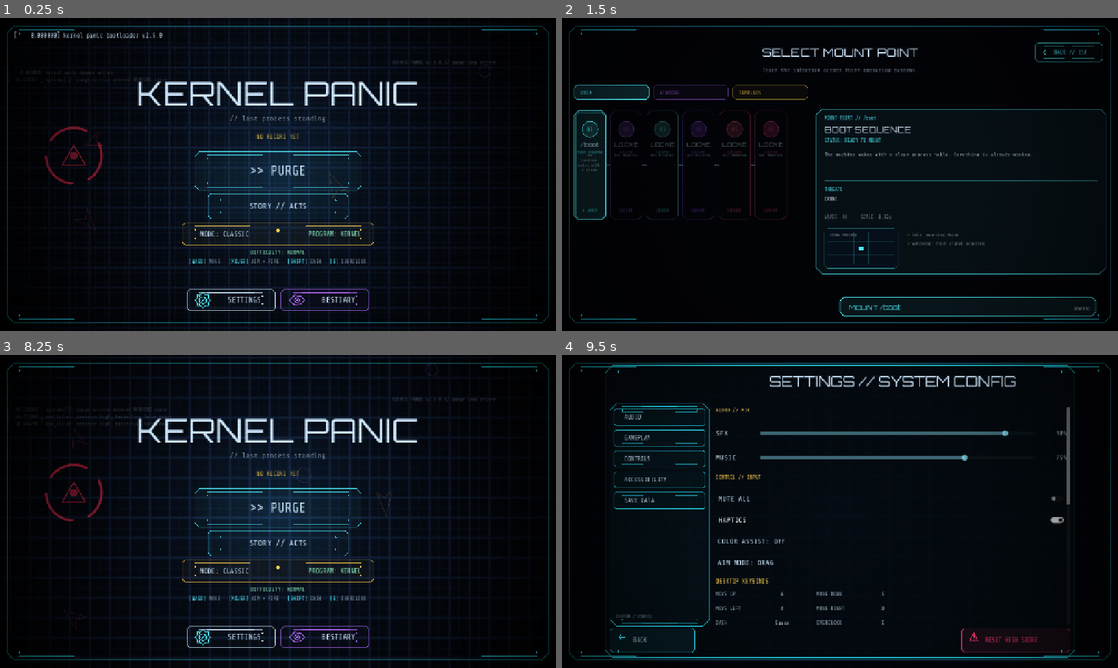
Above: before the commit, frames 1-4 (two rows, left to right).
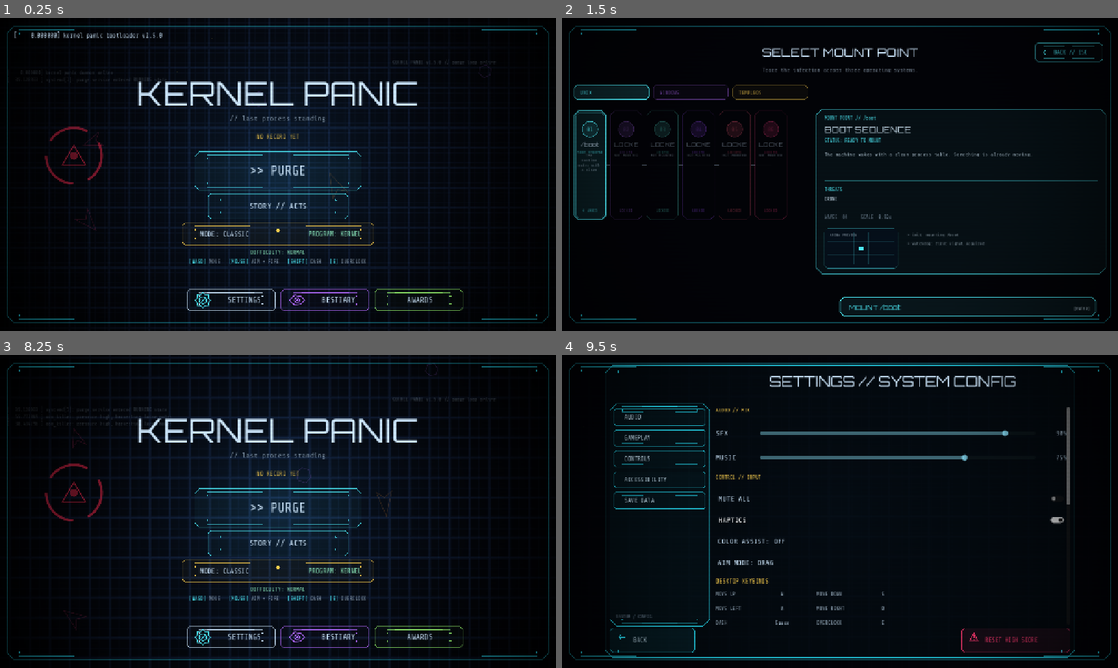
Above: after the commit, the same moments.

Repository: mafuzyk/kernel-panic
Game: Godot game, scene res://src/ui/menu.tscn
The game is run twice, just before and just after one commit, with the same random seed, the same clock (stepped at 60 frames per second) and the same inputs.
Inputs (mouse positions are in pixels of both pictures, inside the frame that each line leads up to):
- Up to frame 1 (0.25 s): no input
- Up to frame 2 (1.5 s): click (979, 299) at 0.5 s, where only the run after the commit has a clickable "AWARDS"; click "STORY // ACTS" at 1.25 s
- Up to frame 3 (8.25 s): click "STORY // ACTS" at 2 s; click "MODE: CLASSIC" at 2.75 s; click "MODE: CLASSIC" at 3.5 s; click "DIFFICULTY: NORMAL" at 4.25 s; click "DIFFICULTY: NORMAL" at 5 s; click ">> PURGE" at 5.75 s; click "PROGRAM: KERNEL" at 6.5 s; click "BESTIARY" at 7.25 s; click "BACK // ESC" at 8 s
- Up to frame 4 (9.5 s): click "SETTINGS" at 8.75 s

The runs differ from the first frame. In frame 1, 0.2% of the frame differs, in the area x 67-84%, y 86-94%; in frame 2, nothing differs; in frame 3, 0.2%; in frame 4, nothing differs.

Commit message:
feat: add achievements panel and run log surfacing

Diff:
--- a/src/autoload/dev_harness.gd
+++ b/src/autoload/dev_harness.gd
@@ -423,6 +423,7 @@
 	await _menu_shell_test(menu_scene)
 	await _text_overflow_test()
 	await _touch_hud_layout_test()
+	await _achievements_panel_test()
 	await _charm_save_transfer_test(menu_scene)
 	if menu_scene.has_method("_reset_scores"):
 		menu_scene._reset_scores()
@@ -3696,3 +3697,63 @@
 		var orb := EnemyOrb.new()
 		orb.setup(boss.global_position + Vector2.from_angle(TAU * i / 5.0) * 60.0, Vector2.from_angle(TAU * i / 5.0), 120.0, boss.col)
 		arena.enemy_container.add_child(orb)
+
+func _achievements_panel_test() -> void:
+	print("AT_STEP achievements_panel")
+	var panel_script: Script = load("res://src/ui/achievements_panel.gd")
+	var panel = panel_script.new() if panel_script != null else null
+	_check(panel != null and panel.has_method("achievement_rows") and panel.has_method("progress_header"), "achievements panel exposes achievement_rows and progress_header")
+	if panel == null or not panel.has_method("achievement_rows"):
+		if panel != null:
+			panel.free()
+		return
+	var saved_achievements: Dictionary = Game.achievements.duplicate()
+	Game.achievements = {"first_blood": true}
+	panel.size = Vector2(1366, 768)
+	var rows: Array = panel.call("achievement_rows")
+	var ids: Array = []
+	for row in rows:
+		ids.append(str(row.get("id", "")))
+	var all_listed := true
+	for id in Game.ACHIEVEMENT_DEFS:
+		if not ids.has(str(id)):
+			all_listed = false
+	_check(all_listed, "achievements panel lists every ACHIEVEMENT_DEFS id")
+	var state_ok: bool = rows.size() == Game.ACHIEVEMENT_DEFS.size()
+	for row in rows:
+		if bool(row.get("unlocked", false)) == (not Game.achievements.has(str(row.get("id", "")))):
+			state_ok = false
+	_check(state_ok, "achievements rows report the correct locked state")
+	_check(str(panel.call("progress_header")).contains("1 / %d" % Game.ACHIEVEMENT_DEFS.size()), "achievements header shows the X / Y progress count")
+	var hints_ok := true
+	for row in rows:
+		if not Game.achievements.has(str(row.get("id", ""))) and str(row.get("hint", "")).strip_edges().is_empty():
+			hints_ok = false
+	_check(hints_ok, "locked achievements expose a hint line")
+	var panel_src := str(panel_script.source_code)
+	_check(panel_src.contains("ScrollContainer"), "achievements panel scrolls instead of blocking mobile input")
+	panel.free()
+	var menu_src := str(load("res://src/ui/menu.gd").source_code)
+	_check(menu_src.contains("_open_achievements"), "menu exposes an achievements entry point")
+	var hud_script: Script = load("res://src/ui/hud.gd")
+	var hud_detached = hud_script.new()
+	hud_detached.size = Vector2(1366, 768)
+	Game.achievements.erase("chain_max")
+	var unlocked_now: bool = Game.unlock_achievement("chain_max")
+	_check(unlocked_now, "test unlock of a fresh achievement succeeds")
+	var surfaced := false
+	for line in hud_detached.call("visible_event_lines"):
+		if str(line).contains("achievement: CHAIN_REACTION"):
+			surfaced = true
+	_check(surfaced, "a mid-run unlock appears in the hud event log lines")
+	hud_detached.size = Vector2(432, 720)
+	_check(not bool(hud_detached.call("event_log_visible")), "compact viewport keeps the event log hidden for the hidden-log probe")
+	Game.achievements.erase("terminal_operator")
+	Game.unlock_achievement("terminal_operator")
+	_check(hud_detached.call("visible_event_lines").size() > 0, "unlocking while the event log is hidden does not error")
+	hud_detached.free()
+	Game.achievements = saved_achievements
+	var cf := ConfigFile.new()
+	cf.load(Sfx.SAVE_PATH)
+	cf.set_value("achievements", "unlocked", saved_achievements)
+	cf.save(Sfx.SAVE_PATH)
--- /dev/null
+++ b/src/ui/achievements_panel.gd
@@ -0,0 +1,111 @@
+class_name AchievementsPanel
+extends Control
+
+## Code-drawn ACHIEVEMENTS overlay for the menu shell.
+## Lists every Game.ACHIEVEMENT_DEFS entry with unlocked/locked state, a hint
+## for locked rows, and an X / Y progress header. Persistence is untouched.
+
+const TacticalUIHelper = preload("res://src/ui/tactical_ui.gd")
+
+const ACHIEVEMENT_HINTS := {
+	"first_blood": "Terminate your first daemon.",
+	"boss_purge": "Take down a ROOT-class boss.",
+	"chain_max": "Push the combo meter to its maximum multiplier.",
+	"terminal_operator": "Grant a sudo heal in the terminal.",
+	"integrity_restored": "Recover integrity after it drops.",
+}
+
+var _header: Label
+
+func _ready() -> void:
+	mouse_filter = Control.MOUSE_FILTER_IGNORE
+	set_anchors_preset(Control.PRESET_FULL_RECT)
+	Game.achievement_unlocked.connect(_on_achievement_unlocked)
+	_build()
+
+func achievement_rows() -> Array:
+	var rows: Array = []
+	for id in Game.ACHIEVEMENT_DEFS:
+		rows.append({
+			"id": str(id),
+			"label": str(Game.ACHIEVEMENT_DEFS[id]),
+			"unlocked": Game.achievements.has(id),
+			"hint": str(ACHIEVEMENT_HINTS.get(id, "")),
+		})
+	return rows
+
+func progress_header() -> String:
+	var unlocked := 0
+	for id in Game.ACHIEVEMENT_DEFS:
+		if Game.achievements.has(id):
+			unlocked += 1
+	return "ACHIEVEMENTS // %d / %d UNLOCKED" % [unlocked, Game.ACHIEVEMENT_DEFS.size()]
+
+func refresh() -> void:
+	_build()
+	queue_redraw()
+
+func _on_achievement_unlocked(_id: String, _label: String) -> void:
+	if visible:
+		refresh()
+
+func _build() -> void:
+	for child in get_children():
+		if child is Button:
+			continue
+		remove_child(child)
+		child.queue_free()
+	var mono: Font = load("res://assets/fonts/ShareTechMono.ttf")
+	_header = Label.new()
+	_header.text = progress_header()
+	_header.add_theme_font_override("font", mono)
+	_header.add_theme_font_size_override("font_size", 17)
+	_header.add_theme_color_override("font_color", TacticalUIHelper.CYAN)
+	_header.horizontal_alignment = HORIZONTAL_ALIGNMENT_CENTER
+	_header.anchor_left = 0.0
+	_header.anchor_right = 1.0
+	_header.offset_top = 118.0
+	_header.offset_bottom = 148.0
+	_header.mouse_filter = Control.MOUSE_FILTER_IGNORE
+	add_child(_header)
+	var scroll := ScrollContainer.new()
+	scroll.anchor_left = 0.0
+	scroll.anchor_right = 1.0
+	scroll.anchor_top = 0.0
+	scroll.anchor_bottom = 1.0
+	scroll.offset_left = 40.0
+	scroll.offset_right = -40.0
+	scroll.offset_top = 160.0
+	scroll.offset_bottom = -116.0
+	scroll.horizontal_scroll_mode = ScrollContainer.SCROLL_MODE_DISABLED
+	add_child(scroll)
+	var rows_box := VBoxContainer.new()
+	rows_box.add_theme_constant_override("separation", 14)
+	rows_box.size_flags_horizontal = Control.SIZE_EXPAND_FILL
+	scroll.add_child(rows_box)
+	for row in achievement_rows():
+		rows_box.add_child(_make_row(row, mono))
+
+func _make_row(row: Dictionary, mono: Font) -> Label:
+	var label := Label.new()
+	label.autowrap_mode = TextServer.AUTOWRAP_WORD_SMART
+	label.add_theme_font_override("font", mono)
+	label.add_theme_font_size_override("font_size", 14)
+	label.size_flags_horizontal = Control.SIZE_EXPAND_FILL
+	if bool(row.get("unlocked", false)):
+		label.text = "[OK] %s" % str(row.get("label", ""))
+		label.add_theme_color_override("font_color", TacticalUIHelper.LIME)
+	else:
+		label.text = "[  ] %s  //  %s" % [str(row.get("label", "")), str(row.get("hint", ""))]
+		label.add_theme_color_override("font_color", Color(TacticalUIHelper.TEXT.r, TacticalUIHelper.TEXT.g, TacticalUIHelper.TEXT.b, 0.45))
+	return label
+
+func _draw() -> void:
+	var panel := Rect2(Vector2(36.0, 102.0), Vector2(size.x - 72.0, size.y - 216.0))
+	if panel.size.x <= 0.0 or panel.size.y <= 0.0:
+		return
+	var points := TacticalUIHelper.angular_points(panel, 14.0)
+	draw_colored_polygon(points, TacticalUIHelper.PANEL)
+	var closed := points.duplicate()
+	closed.append(points[0])
+	draw_polyline(closed, Color(TacticalUIHelper.CYAN.r, TacticalUIHelper.CYAN.g, TacticalUIHelper.CYAN.b, 0.72), 1.4, true)
--- a/src/ui/menu.gd
+++ b/src/ui/menu.gd
@@ -22,6 +22,7 @@
 var _klog_t := 0.0
 var _esc_armed := 0.0
 var _bestiary_panel: BestiaryPanel
+var _ach_panel: Control
 var _program_panel: ProgramPanel
 var _story_panel: StoryPanel
 var _program_btn: Button
@@ -436,10 +437,17 @@
 	best_btn.z_index = 2
 	best_btn.pressed.connect(_open_bestiary)
 	row.add_child(best_btn)
+	var ach_btn := Button.new()
+	_style_card_button(ach_btn, TacticalUIHelper.LIME, Vector2(bottom_button_w, 48.0))
+	ach_btn.text = "AWARDS"
+	ach_btn.z_index = 2
+	ach_btn.pressed.connect(_open_achievements)
+	row.add_child(ach_btn)
 	var bottom_y := size.y - 95.0
 	var bottom_x := (size.x - bottom_width) * 0.5
 	_add_menu_frame(Rect2(Vector2(bottom_x, bottom_y), Vector2(bottom_button_w, 48.0)), Balance.COL_TEXT, 0.015)
 	_add_menu_frame(Rect2(Vector2(bottom_x + bottom_button_w + bottom_gap, bottom_y), Vector2(bottom_button_w, 48.0)), Balance.COL_SPEWER, 0.02)
+	_add_menu_frame(Rect2(Vector2(bottom_x + (bottom_button_w + bottom_gap) * 2.0, bottom_y), Vector2(bottom_button_w, 48.0)), TacticalUIHelper.LIME, 0.02)
 	_mode_info = Label.new()
 	_mode_info.add_theme_font_override("font", load("res://assets/fonts/ShareTechMono.ttf"))
 	_mode_info.add_theme_font_size_override("font_size", 12)
@@ -620,6 +628,40 @@
 
 func _close_bestiary() -> void:
 	_bestiary_panel.visible = false
+	Sfx.play("ui", 0.9, -8.0)
+
+func _open_achievements() -> void:
+	if _ach_panel == null:
+		var panel_script: Script = load("res://src/ui/achievements_panel.gd")
+		if panel_script == null:
+			return
+		_ach_panel = panel_script.new()
+		_ach_panel.set_anchors_preset(Control.PRESET_FULL_RECT)
+		var back := Button.new()
+		_style_overlay_back(back)
+		back.text = "BACK  [ESC]"
+		back.anchor_left = 0.0
+		back.anchor_right = 0.0
+		back.anchor_top = 1.0
+		back.anchor_bottom = 1.0
+		back.offset_left = 28.0
+		back.offset_right = 190.0
+		back.offset_top = -72.0
+		back.offset_bottom = -30.0
+		back.pressed.connect(_close_achievements)
+		_ach_panel.add_child(back)
+		var layer := CanvasLayer.new()
+		layer.layer = 70
+		layer.add_child(_ach_panel)
+		add_child(layer)
+	_ach_panel.visible = true
+	if _ach_panel.has_method("refresh"):
+		_ach_panel.call("refresh")
+	Sfx.play("ui", 1.1, -8.0)
+
+func _close_achievements() -> void:
+	if _ach_panel != null:
+		_ach_panel.visible = false
 	Sfx.play("ui", 0.9, -8.0)
 
 func _style_overlay_back(back: Button) -> void:
@@ -1495,6 +1537,9 @@
 	elif _bestiary_panel != null and _bestiary_panel.visible:
 		_close_bestiary()
 		get_viewport().set_input_as_handled()
+	elif _ach_panel != null and _ach_panel.visible:
+		_close_achievements()
+		get_viewport().set_input_as_handled()
 
 func _start() -> void:
 	if _starting:
@@ -1535,6 +1580,11 @@
 			_close_bestiary()
 			get_viewport().set_input_as_handled()
 		return
+	if _ach_panel != null and _ach_panel.visible:
+		if event.is_action_pressed("pause"):
+			_close_achievements()
+			get_viewport().set_input_as_handled()
+		return
 	if event.is_action_pressed("pause"):
 		if _esc_armed > 0.0:
 			get_tree().quit()
